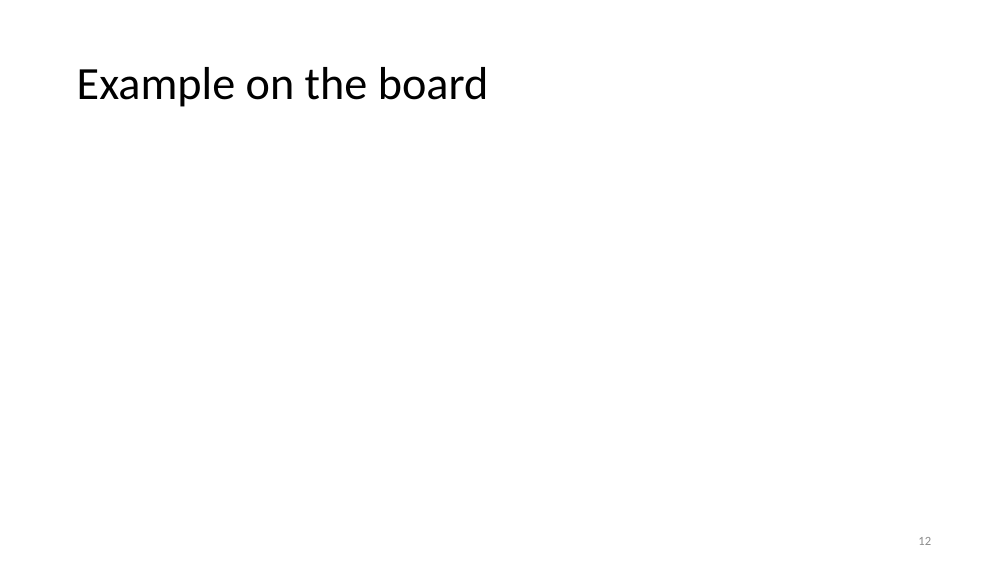
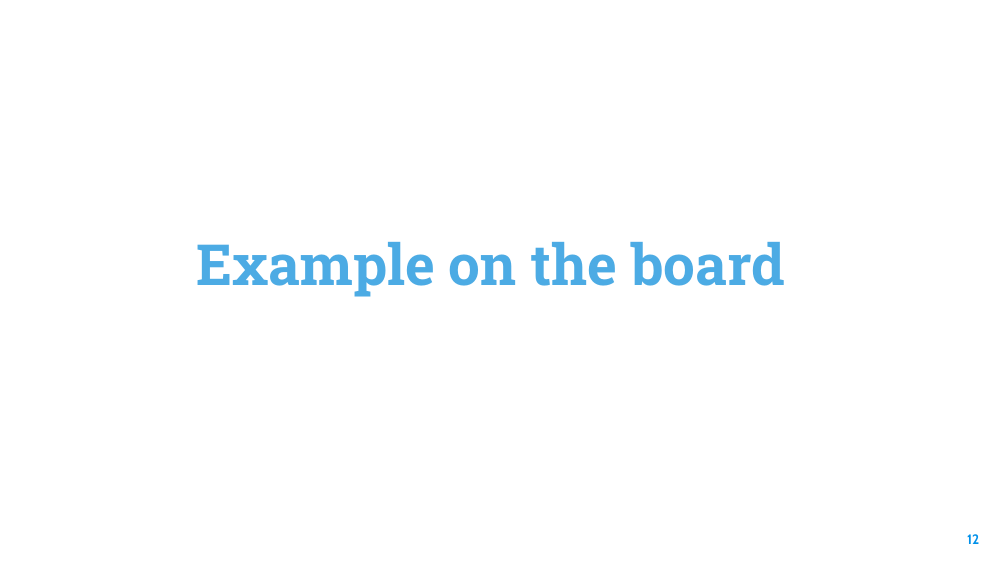
Before and after one commit to elenaroncolino/SEcube-code, a slide deck: slide 12 of Design and Development of a RAM-based PUF.pptx. Drawn at 1008x567 pixels with LibreOffice and Linux fonts; fonts in the diff are those of the drawing; background and template pictures are left out. Boxes give left, top, right and bottom in pixels: in the first picture for what was removed or moved away, otherwise in the second. Text is boxed around its words. In the diff, an @@ line names an element or a change of style, - is before the commit and + after.

```diff
--- a/Design and Development of a RAM-based PUF.pptx
+++ b/Design and Development of a RAM-based PUF.pptx
@@ title "Example on the board": place and size @@
-title "Example on the board" at [77, 67, 488, 107]
+title "Example on the board" at [196, 242, 785, 297]
@@ title "Example on the board" at [196, 242, 785, 297]: size 44 to 54 pt, font Calibri to Roboto Slab, text colour #000000 to #4CABE4, bold on; line spacing 0.9 to 1; vertical alignment middle to bottom @@
@@ page number: place and size @@
-page number at [918, 537, 931, 545]
+page number at [967, 534, 979, 544]
@@ page number at [967, 534, 979, 544]: size 12 to 13 pt, font Calibri to Cabin, text colour #8B8B8B to #0091EA, bold on; vertical alignment middle to top @@
```
Also in this commit, not shown: 8 other slides changed, 5 other files.
